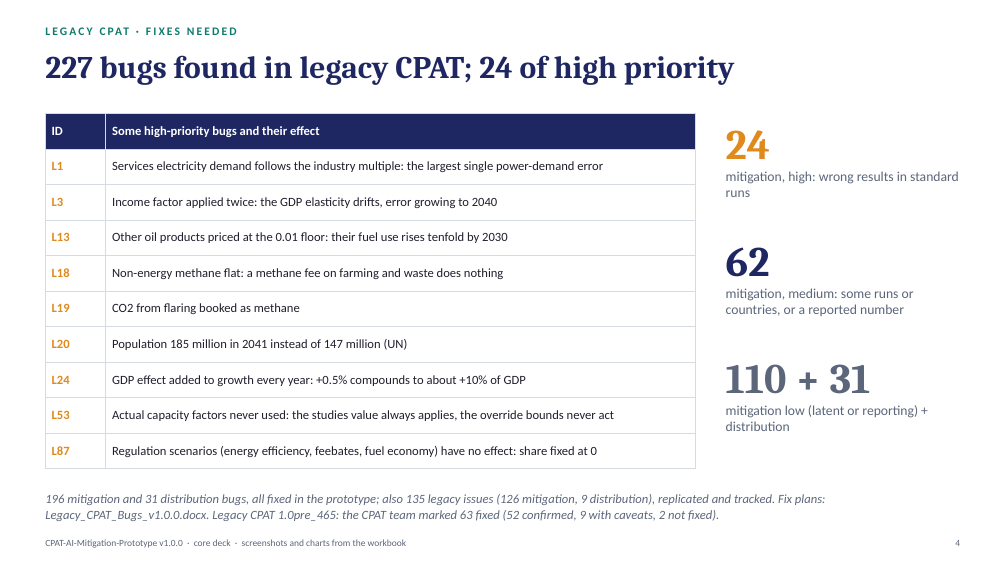
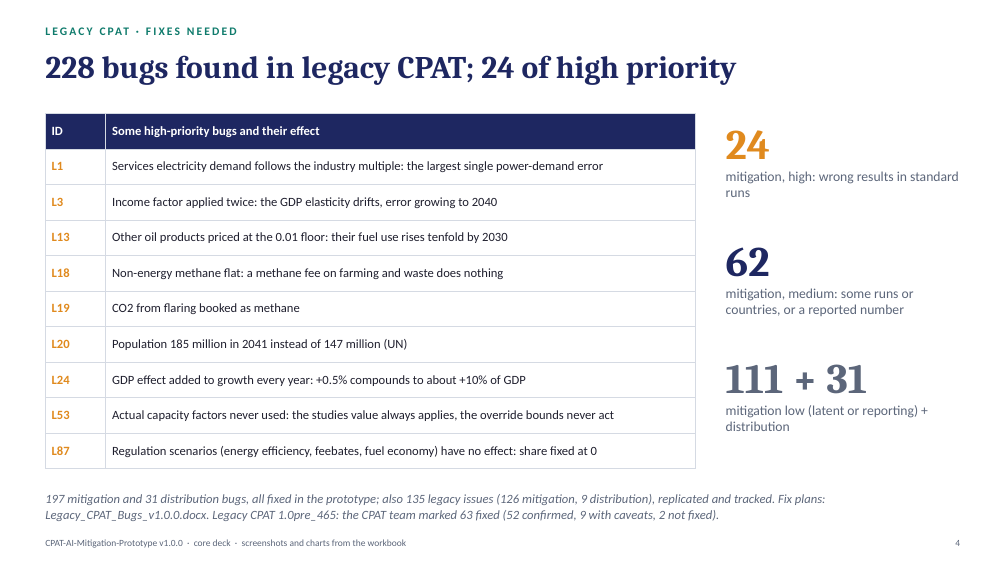
Before and after one commit to cpmodelai/cpat_ai, a slide deck: slide 4 of excel_ai/CPAT-AI_Overview_v1.0.0.pptx. Drawn at 1008x567 pixels with LibreOffice and Linux fonts; fonts in the diff are those of the drawing. Boxes give left, top, right and bottom in pixels: in the first picture for what was removed or moved away, otherwise in the second. Text is boxed around its words. In the diff, an @@ line names an element or a change of style, - is before the commit and + after.

```diff
--- a/excel_ai/CPAT-AI_Overview_v1.0.0.pptx
+++ b/excel_ai/CPAT-AI_Overview_v1.0.0.pptx
@@ title at (x1=45, y1=55, x2=737, y2=85): text changed @@
-227 bugs found in legacy CPAT; 24 of high priority
+228 bugs found in legacy CPAT; 24 of high priority
@@ text at (x1=726, y1=364, x2=868, y2=394): text changed @@
-110 + 31
+111 + 31
@@ text at (x1=45, y1=494, x2=826, y2=521): text changed @@
-196 mitigation and 31 distribution bugs, all fixed in the prototype; also 135 legacy issues (126 mitigation, 9 distribution), replicated and tracked. Fix plans: Legacy_CPAT_Bugs_v1.0.0.docx. Legacy CPAT 1.0pre_465: the CPAT team marked 63 fixed (52 confirmed, 9 with caveats, 2 not fixed).
+197 mitigation and 31 distribution bugs, all fixed in the prototype; also 135 legacy issues (126 mitigation, 9 distribution), replicated and tracked. Fix plans: Legacy_CPAT_Bugs_v1.0.0.docx. Legacy CPAT 1.0pre_465: the CPAT team marked 63 fixed (52 confirmed, 9 with caveats, 2 not fixed).
```
Also in this commit, not shown: 3 other slides changed, 22 other files.
